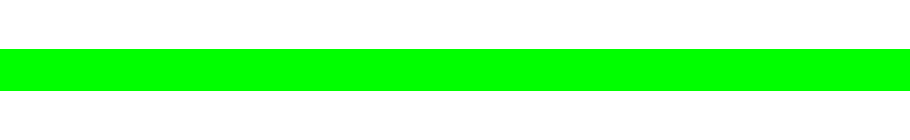
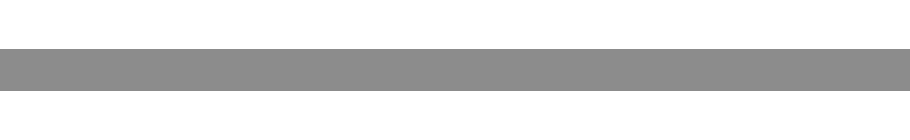
Revision of a layered 910 × 140 image; what changed, layer by layer:
added layer "alpha_slider" above "size_slider" over [0, 49, 910, 91]
added layer "size_slider" above "green_slider" over [0, 49, 910, 91]
